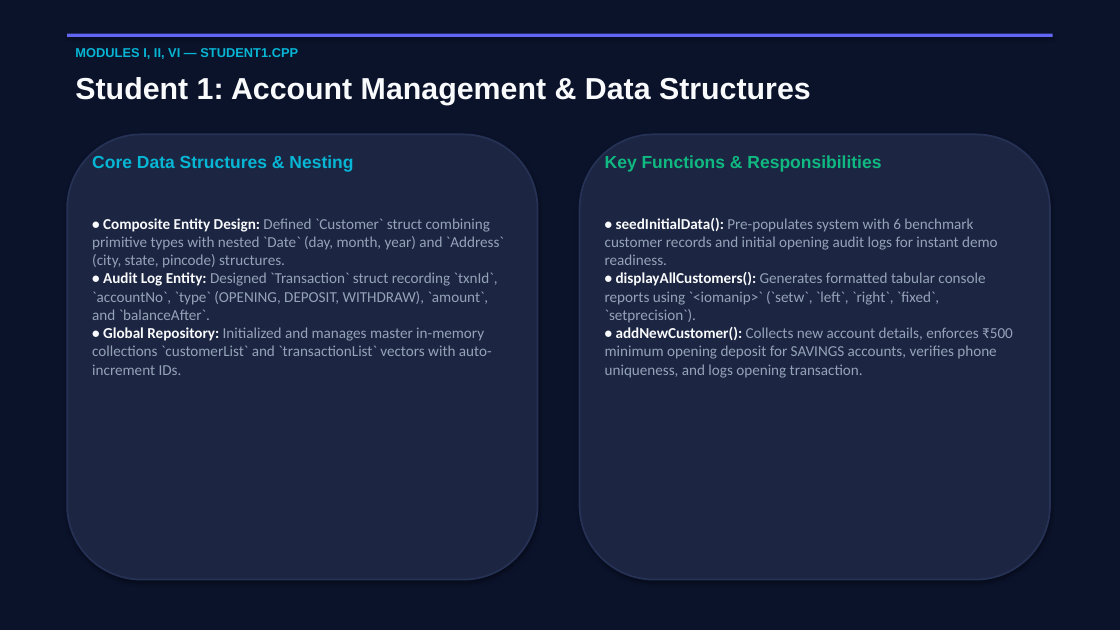
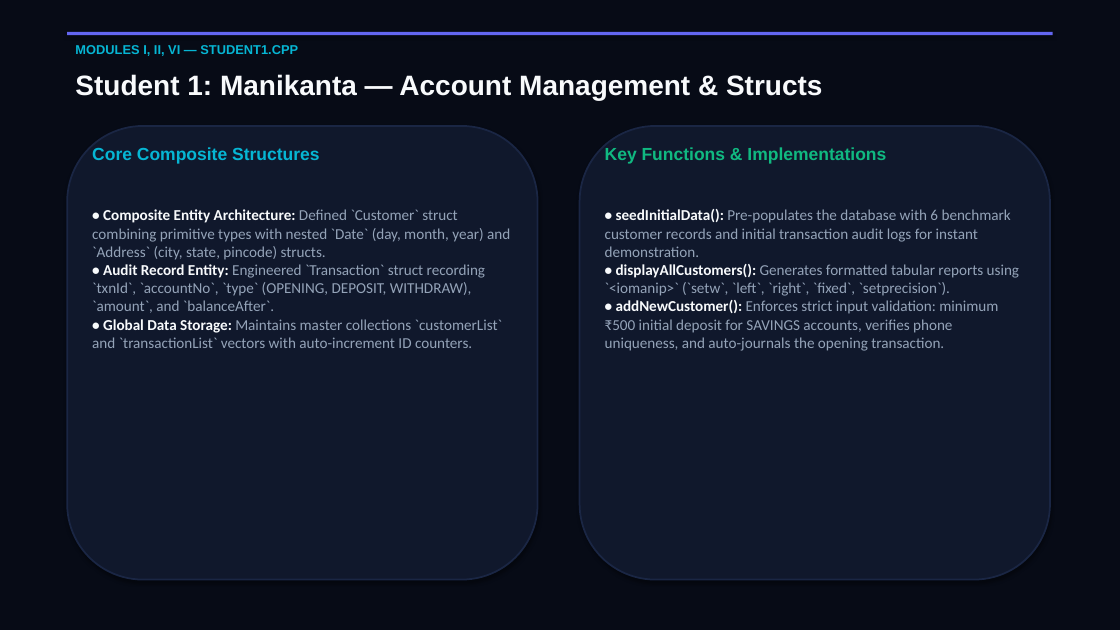
Before and after one commit to manikantareddemoni-glitch/bank-management-system, a slide deck: slide 5 of Bank_Management_System_Presentation.pptx. Drawn at 1120x630 pixels with LibreOffice and Linux fonts; fonts in the diff are those of the drawing. Boxes give left, top, right and bottom in pixels: in the first picture for what was removed or moved away, otherwise in the second. Text is boxed around its words. In the diff, an @@ line names an element or a change of style, - is before the commit and + after.

```diff
--- a/Bank_Management_System_Presentation.pptx
+++ b/Bank_Management_System_Presentation.pptx
@@ rectangle at <box>0,0,1120,630</box>: fill #0B132B to #070B16 @@
@@ text at <box>75,74,822,100</box>: text changed; size 26 to 24 pt @@
-Student 1: Account Management & Data Structures
+Student 1: Manikanta — Account Management & Structs
@@ rounded rectangle: place and size @@
-rounded rectangle at <box>67,134,538,580</box>
+rounded rectangle at <box>67,126,538,580</box>
@@ rounded rectangle at <box>67,126,538,580</box>: fill #1C2541 to #10182C; outline #263255 1.5 pt to #1A2644 1.5 pt @@
@@ text at <box>92,147,319,164</box>: text changed @@
-Core Data Structures & Nesting
+Core Composite Structures
@@ rounded rectangle at <box>580,126,1050,580</box>: fill #1C2541 to #10182C; outline #263255 1.5 pt to #1A2644 1.5 pt @@
@@ rounded rectangle: place and size @@
-rounded rectangle at <box>580,134,1050,580</box>
+rounded rectangle at <box>580,126,1050,580</box>
@@ text at <box>605,147,886,164</box>: text changed @@
-Key Functions & Responsibilities
+Key Functions & Implementations
@@ text at <box>92,209,510,348</box>: text changed @@
-• Composite Entity Design: Defined `Customer` struct combining primitive types with nested `Date` (day, month, year) and `Address` (city, state, pincode) structures.
-• Audit Log Entity: Designed `Transaction` struct recording `txnId`, `accountNo`, `type` (OPENING, DEPOSIT, WITHDRAW), `amount`, and `balanceAfter`.
-• Global Repository: Initialized and manages master in-memory collections `customerList` and `transactionList` vectors with auto-increment IDs.
+• Composite Entity Architecture: Defined `Customer` struct combining primitive types with nested `Date` (day, month, year) and `Address` (city, state, pincode) structs.
+• Audit Record Entity: Engineered `Transaction` struct recording `txnId`, `accountNo`, `type` (OPENING, DEPOSIT, WITHDRAW), `amount`, and `balanceAfter`.
+• Global Data Storage: Maintains master collections `customerList` and `transactionList` vectors with auto-increment ID counters.
@@ text at <box>605,209,1019,351</box>: text changed @@
-• seedInitialData(): Pre-populates system with 6 benchmark customer records and initial opening audit logs for instant demo readiness.
-• displayAllCustomers(): Generates formatted tabular console reports using `<iomanip>` (`setw`, `left`, `right`, `fixed`, `setprecision`).
-• addNewCustomer(): Collects new account details, enforces ₹500 minimum opening deposit for SAVINGS accounts, verifies phone uniqueness, and logs opening transaction.
+• seedInitialData(): Pre-populates the database with 6 benchmark customer records and initial transaction audit logs for instant demonstration.
+• displayAllCustomers(): Generates formatted tabular reports using `<iomanip>` (`setw`, `left`, `right`, `fixed`, `setprecision`).
+• addNewCustomer(): Enforces strict input validation: minimum ₹500 initial deposit for SAVINGS accounts, verifies phone uniqueness, and auto-journals the opening transaction.
```
Also in this commit, not shown: 11 other slides changed, 2 slides added, 2 slides removed, 1 other file.
